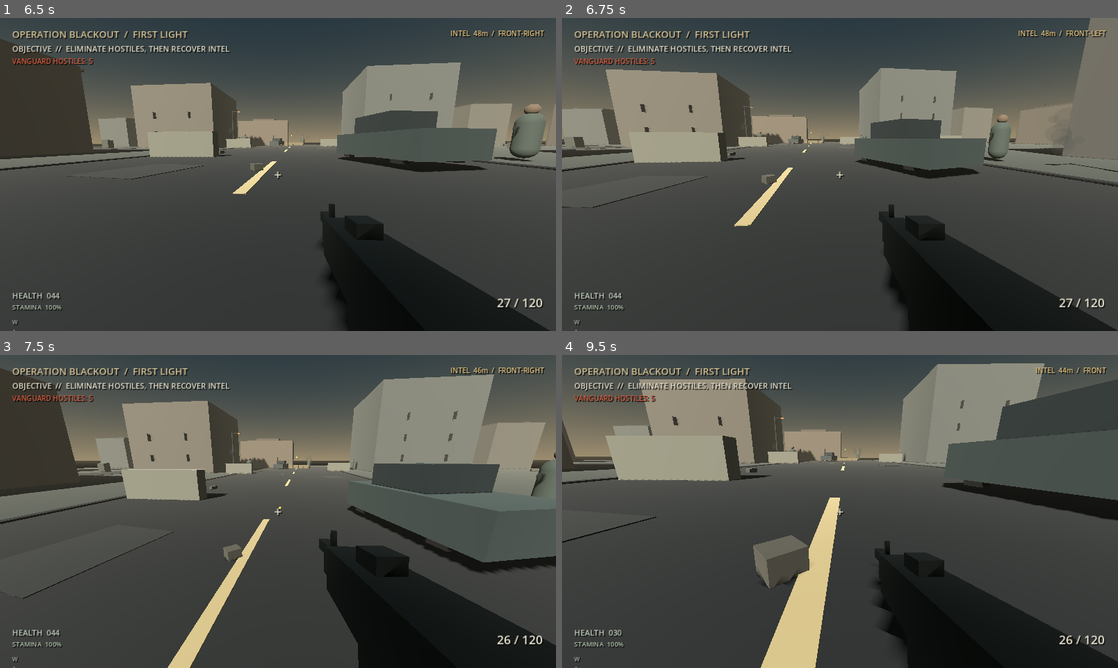
Above: before the commit, frames 1-4 (two rows, left to right).
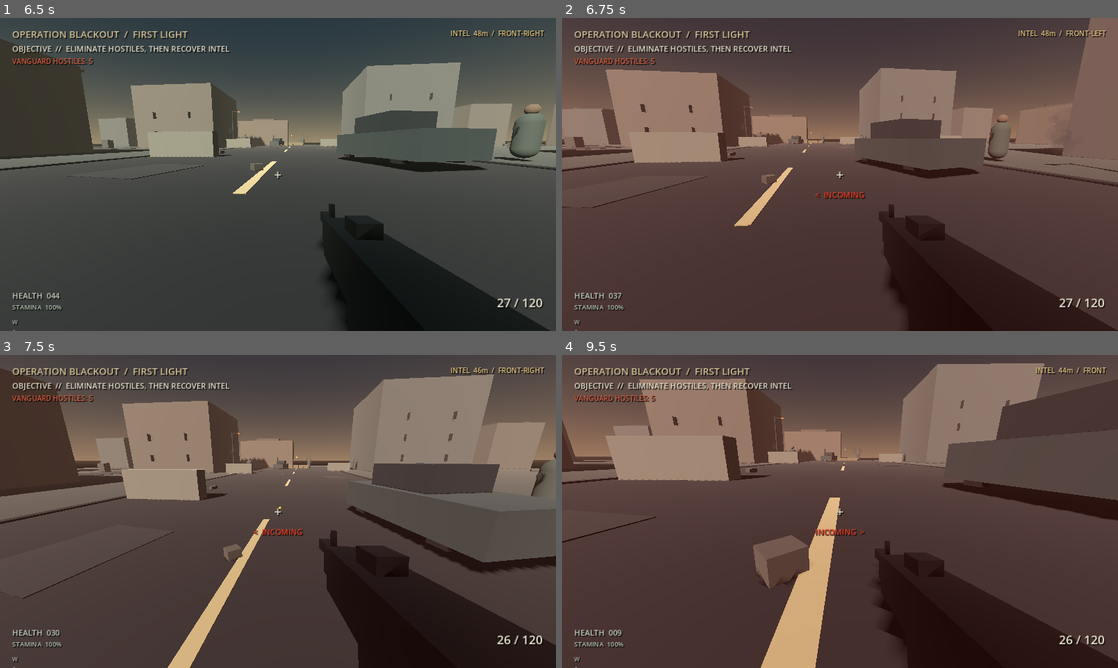
Above: after the commit, the same moments.

Repository: Liladizilla/operation-blackout
Game: Godot game, scene res://scenes/main.tscn
The game is run twice, just before and just after one commit, with the same random seed, the same clock (stepped at 60 frames per second) and the same inputs.
Inputs (mouse positions are in pixels of both pictures, inside the frame that each line leads up to):
- Up to frame 1 (6.5 s): tap Enter at 0.5 s; move the mouse to (305, 174) at 0.52 s; hold W (move_forward) 0.53-5.78 s; tap Ctrl (crouch) at 0.6, 3.6 s; click (305, 174) at 0.67 s; tap Space (jump) at 0.77, 1.52, 3.02, 3.77, 4.52, 6.02 s; move the mouse to (250, 174) at 1.27 s; tap F (interact) at 1.35, 4.35 s; move the mouse to (289, 168) at 2.02 s; tap Z (prone) at 2.1, 5.1 s; move the mouse to (272, 180) at 2.77 s; tap Shift (sprint) at 2.85, 5.85 s; click (272, 180) at 2.92 s; move the mouse to (316, 177) at 3.52 s; move the mouse to (233, 171) at 4.27 s; move the mouse to (283, 174) at 5.02 s; click (283, 174) at 5.17 s; move the mouse to (255, 168) at 5.77 s; hold D (move_right) from 5.78 s (still down)
- Up to frame 2 (6.75 s): move the mouse to (867, 174) at 6.52 s; release D (move_right) at 6.53 s; hold W (move_forward) from 6.53 s (still down); tap Ctrl (crouch) at 6.6 s
- Up to frame 3 (7.5 s): keep holding W (move_forward); tap Space (jump) at 6.77 s; move the mouse to (250, 511) at 7.27 s; tap F (interact) at 7.35 s; click (250, 511) at 7.42 s
- Up to frame 4 (9.5 s): tap Space (jump) at 7.52, 9.02 s; move the mouse to (851, 505) at 8.02 s; tap Z (prone) at 8.1 s; move the mouse to (834, 517) at 8.77 s; release W (move_forward) at 8.78 s; hold A (move_left) from 8.78 s (still down); tap Shift (sprint) at 8.85 s

Frame 1 is identical in both runs. In frame 2, 1.0% of the frame differs, in the area x 9-78%, y 36-100%; in frame 3, 0.2%; in frame 4, 3.5%, in the area x 9-77%, y 30-100%.

Commit message:
Spread hostile firing lanes with coordinated flanking

Diff:
--- a/scripts/enemy.gd
+++ b/scripts/enemy.gd
@@ -144,13 +144,15 @@
                 cover_goal = _choose_cover(player.global_position)
                 cover_timer = 1.6
         elif sees_player:
+            if state != "COMBAT":
+                strafe_sign = _choose_flank_sign(player.global_position)
             state = "COMBAT"
             last_known_position = player.global_position
         elif distance < 42.0:
             state = "INVESTIGATE"
         else:
             state = "SEARCH"
-        if distance < 15.0 and randf() < 0.28:
+        if distance < 15.0 and randf() < 0.12:
             strafe_sign *= -1.0
         if not sees_player and suppression_timer <= 0.0 and cover_timer <= 0.0:
             cover_goal = _choose_cover(last_known_position if last_known_position != Vector3.ZERO else player.global_position)
@@ -202,6 +204,33 @@
     velocity.x = move_toward(velocity.x, target_dir.x * 2.1, delta * 4.0)
     velocity.z = move_toward(velocity.z, target_dir.z * 2.1, delta * 4.0)
     move_and_slide()
+
+func _choose_flank_sign(threat_position: Vector3) -> float:
+    # Prefer the side with fewer nearby allies so hostiles spread their angles
+    # instead of stacking on the same firing lane.
+    var to_threat := threat_position - global_position
+    to_threat.y = 0.0
+    if to_threat.length_squared() < 0.01:
+        return strafe_sign
+    var right := Vector3(-to_threat.z, 0.0, to_threat.x).normalized()
+    var left_count := 0
+    var right_count := 0
+    for ally in get_tree().get_nodes_in_group("enemies"):
+        if ally == self or not is_instance_valid(ally):
+            continue
+        if not ally is Node3D:
+            continue
+        var offset: Vector3 = (ally as Node3D).global_position - global_position
+        offset.y = 0.0
+        if offset.length() > 10.0:
+            continue
+        if offset.dot(right) > 0.0:
+            right_count += 1
+        else:
+            left_count += 1
+    if left_count == right_count:
+        return strafe_sign
+    return 1.0 if right_count < left_count else -1.0
 
 func _search_direction(search_target: Vector3) -> Vector3:
     var to_search := search_target - global_position
